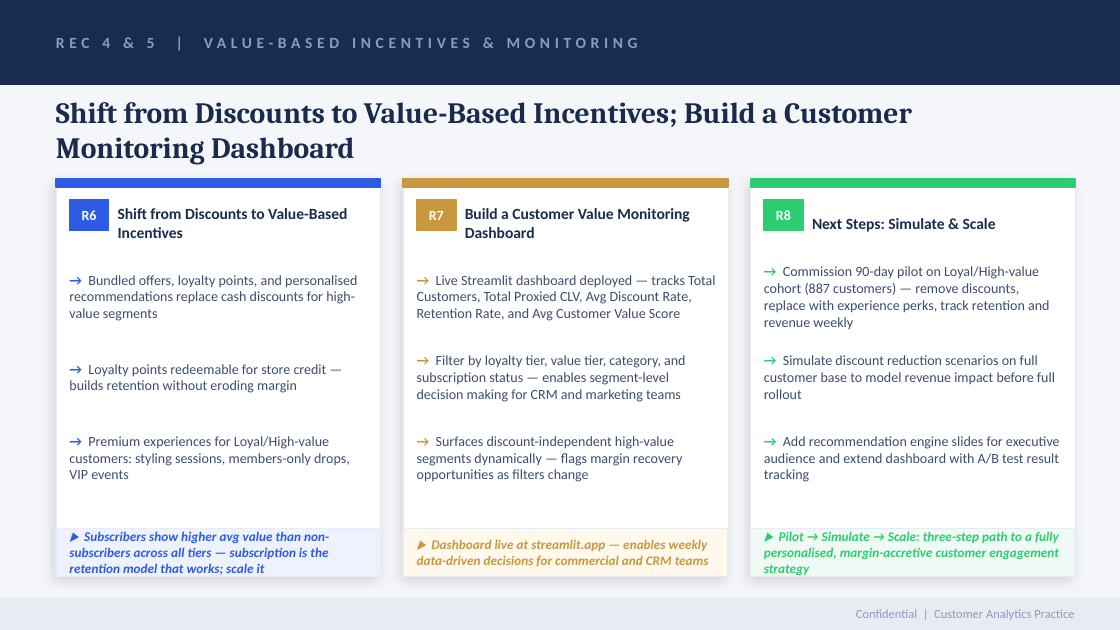
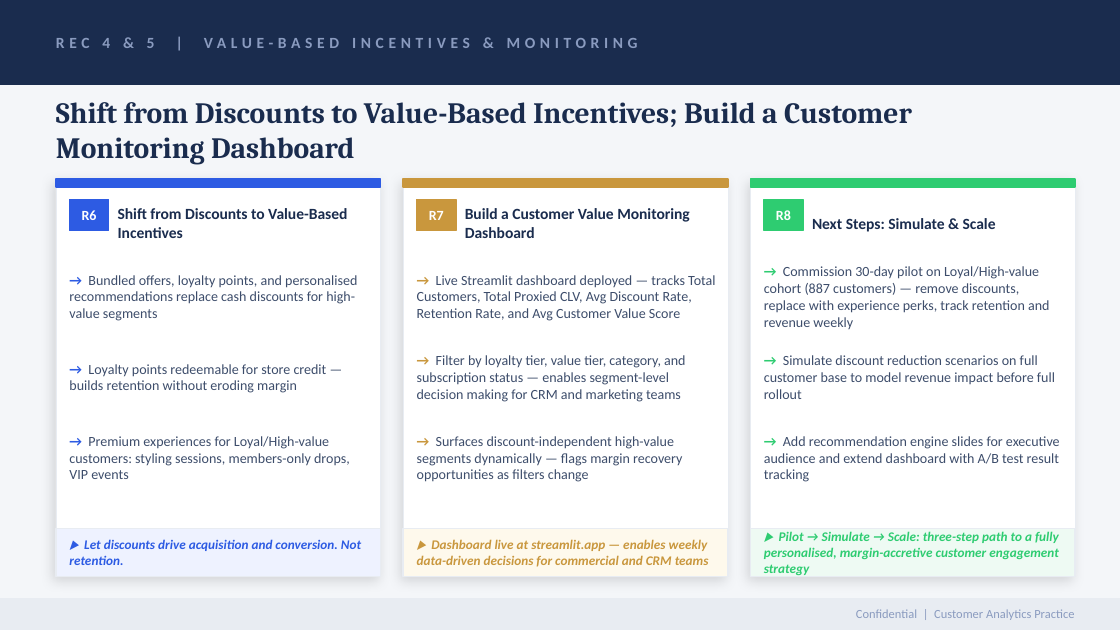
Before and after one commit to muthii-10/discount-targeting-analysis, a slide deck: slide 8 of customer_segmentation_mckinsey.pptx. Drawn at 1120x630 pixels with LibreOffice and Linux fonts; fonts in the diff are those of the drawing. Boxes give left, top, right and bottom in pixels: in the first picture for what was removed or moved away, otherwise in the second. Text is boxed around its words. In the diff, an @@ line names an element or a change of style, - is before the commit and + after.

Commit message:
Update pptx

```diff
--- a/customer_segmentation_mckinsey.pptx
+++ b/customer_segmentation_mckinsey.pptx
@@ text at (764, 266, 1049, 329): text changed @@
-→ Commission 90-day pilot on Loyal/High-value cohort (887 customers) — remove discounts, replace with experience perks, track retention and revenue weekly
+→ Commission 30-day pilot on Loyal/High-value cohort (887 customers) — remove discounts, replace with experience perks, track retention and revenue weekly
@@ text at (69, 539, 361, 565): text changed @@
-▶ Subscribers show higher avg value than non-subscribers across all tiers — subscription is the retention model that works; scale it
+▶ Let discounts drive acquisition and conversion. Not retention.
```
